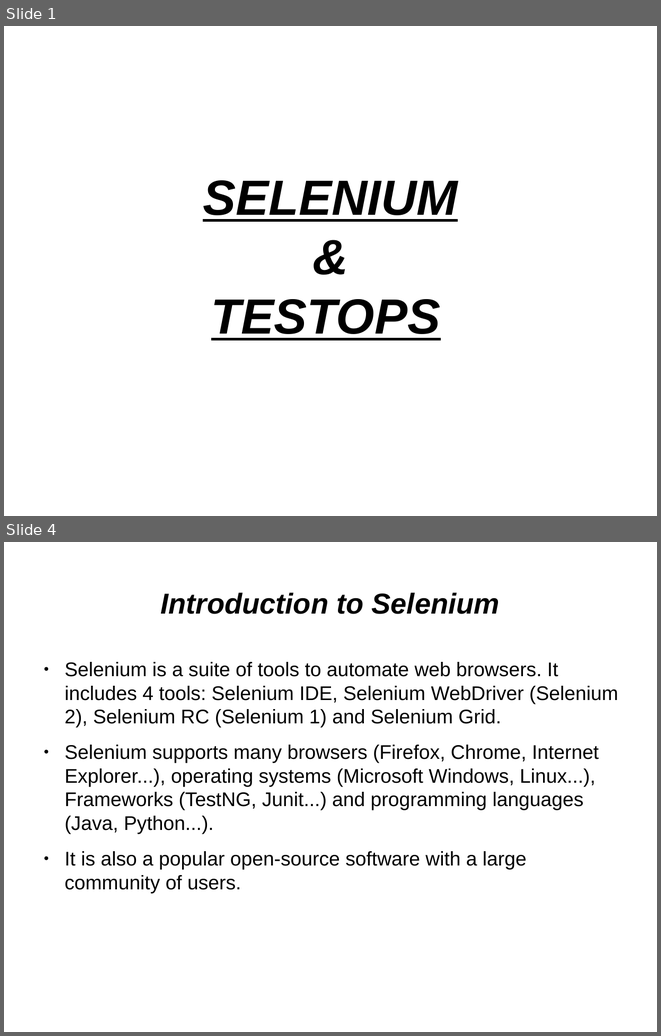
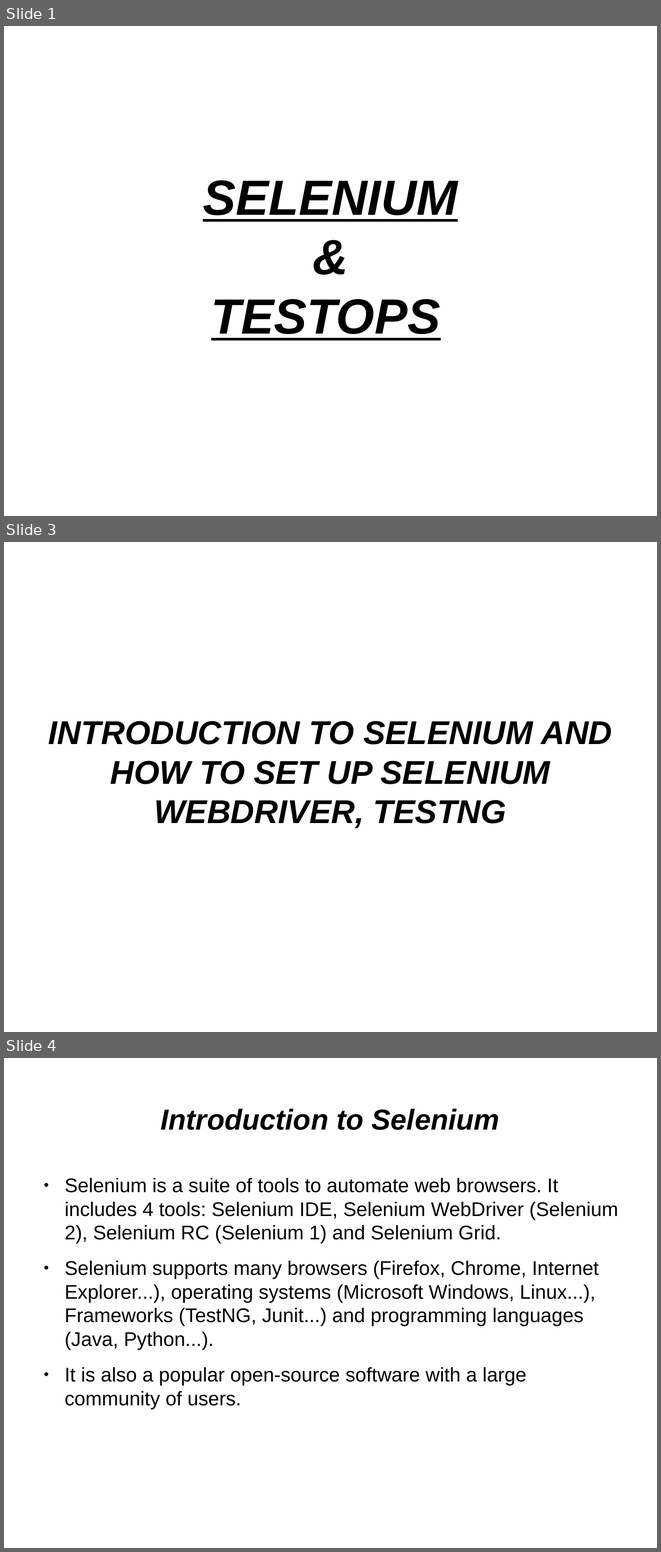
Before and after one commit to kirol/selenium, a slide deck: Selenium & Testops.odp. Shown one above the other, each under a label of ours: slides 1 and 4 before the commit, slides 1, 3 and 4 after it; the slides between them are not shown. The pictures are 661x1036 and 661x1552 pixels, drawn with LibreOffice and Linux fonts; fonts in the diff are those of the drawing. Boxes give left, top, right and bottom in pixels: in the first picture for what was removed or moved away, otherwise in the second. Text is boxed around its words. In the diff, an @@ line names an element or a change of style, - is before the commit and + after.

```diff
--- a/Selenium & Testops.odp
+++ b/Selenium & Testops.odp
@@ slide 3 added at box(4, 542, 657, 1032), background #FFFFFF @@
@@ subtitle added at box(49, 721, 612, 828), 40 pt, text #000000, bold, italic @@
+INTRODUCTION TO SELENIUM AND HOW TO SET UP SELENIUM WEBDRIVER, TESTNG
```
Also in this commit, not shown: 6 slides changed, 2 other slides added, 2 slides removed, 5 other files.
